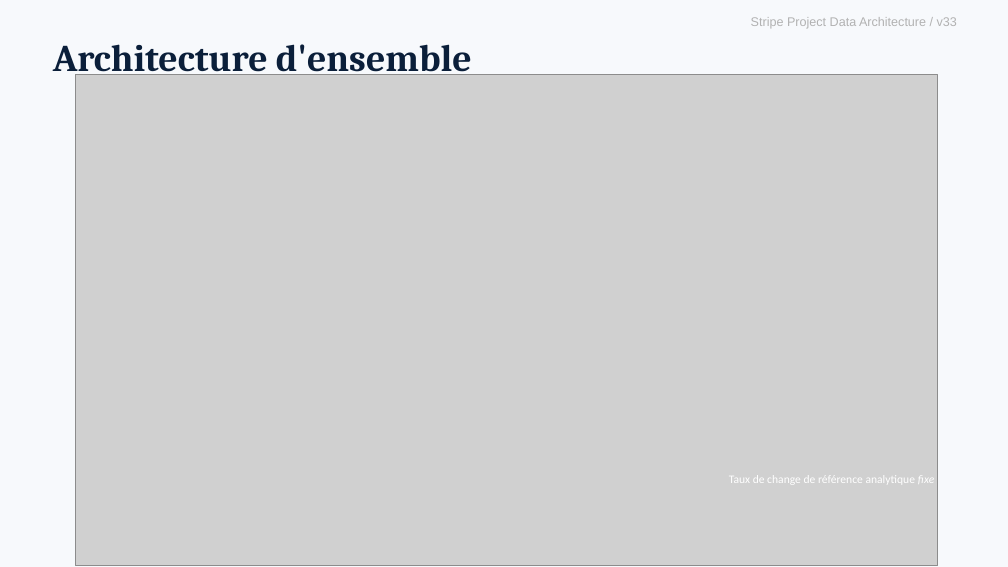
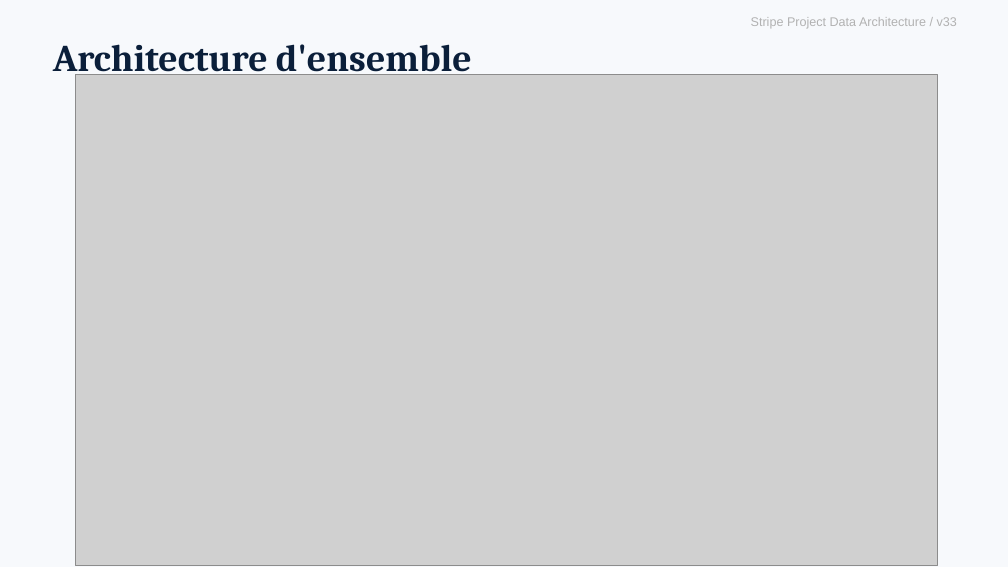
Before and after one commit to nicolaspichon-git/jedha-data-scientist-lead-bloc2--stripe-project, a slide deck: slide 3 of sources/stripe-project--presentation.pptx (slide 4 before the commit). Drawn at 1008x567 pixels with LibreOffice and Linux fonts; fonts in the diff are those of the drawing; grey boxes stand for pictures; background and template pictures are left out. Boxes give left, top, right and bottom in pixels: in the first picture for what was removed or moved away, otherwise in the second. Text is boxed around its words. In the diff, an @@ line names an element or a change of style, - is before the commit and + after.

```diff
--- a/sources/stripe-project--presentation.pptx
+++ b/sources/stripe-project--presentation.pptx
@@ text removed at [729, 475, 934, 483] @@
-Taux de change de référence analytique fixe
```
Also in this commit, not shown: 3 other slides changed, 1 slide added, 3 slides removed.
